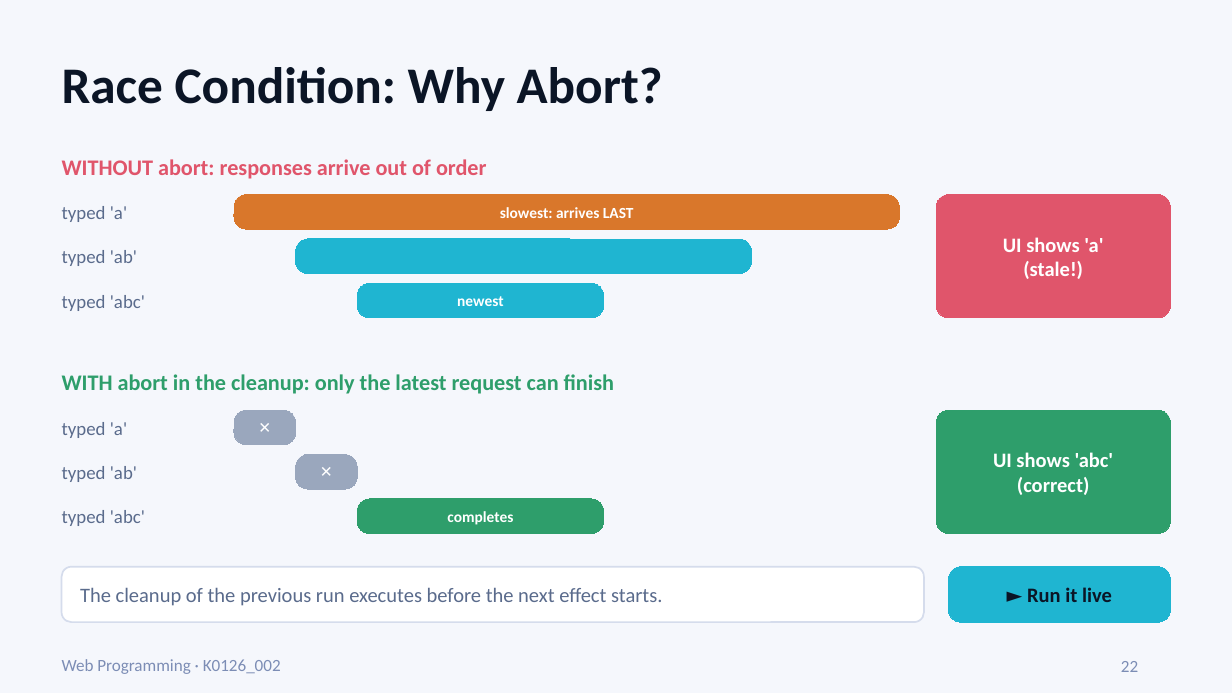
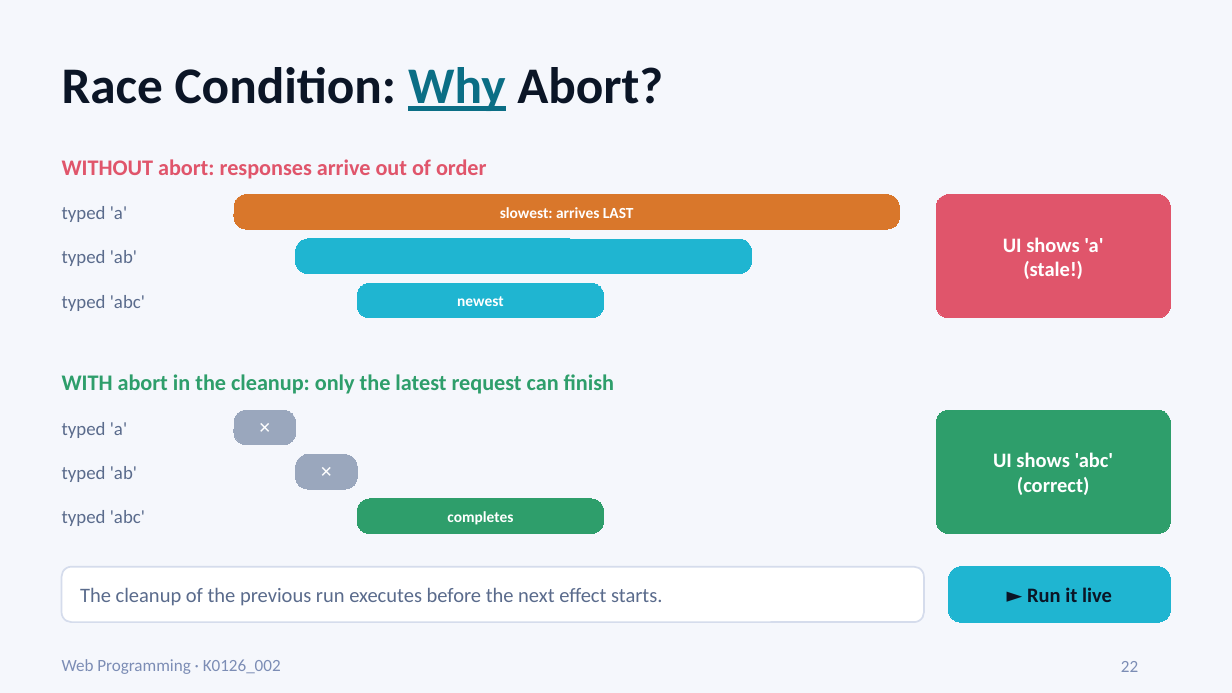
Before and after one commit to muxiddin19/WebPro, a slide deck: slide 22 of week11/WebPro_Week12_Fri_ReactEffects_v2.pptx. Drawn at 1232x693 pixels with LibreOffice and Linux fonts; fonts in the diff are those of the drawing. Boxes give left, top, right and bottom in pixels: in the first picture for what was removed or moved away, otherwise in the second. Text is boxed around its words. In the diff, an @@ line names an element or a change of style, - is before the commit and + after.

```diff
--- a/week11/WebPro_Week12_Fri_ReactEffects_v2.pptx
+++ b/week11/WebPro_Week12_Fri_ReactEffects_v2.pptx
@@ title "Race Condition: Why Abort?" at bbox=[62, 67, 663, 111]: text colour #0B1526 to #0B6E85, underline on in "Why" @@
```
Also in this commit, not shown: 2 other slides changed, 1 other file.
